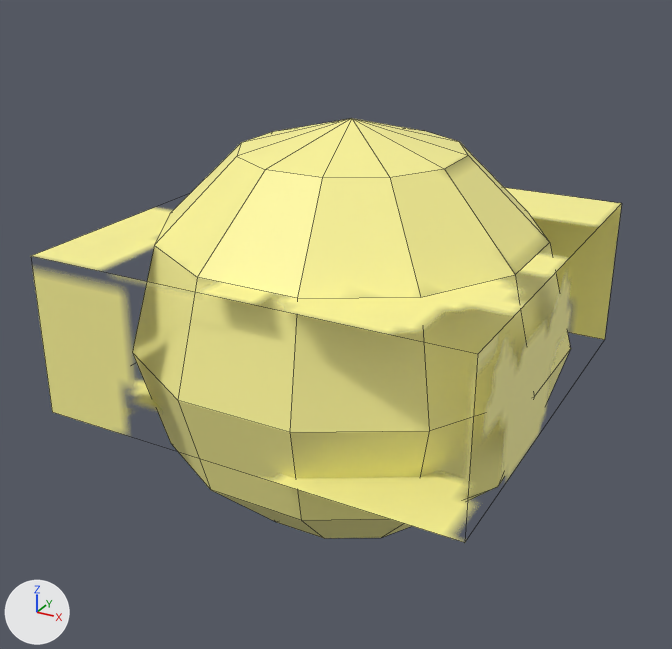
Before and after pictures for a commit that changed the FBX model Assets/Art/Player/SunPlayer.fbx.
One viewpoint serves both versions: a 50 mm camera at (0.962, -1.82, 1.408) aimed at (-0.009, -0.055, 0.525). The axes (+X, +Y, +Z) are drawn at lower left. The lights are the same throughout. Mesh edges are drawn as thin lines. Where no turn or scale is listed for an object, it has been applied to the vertices.
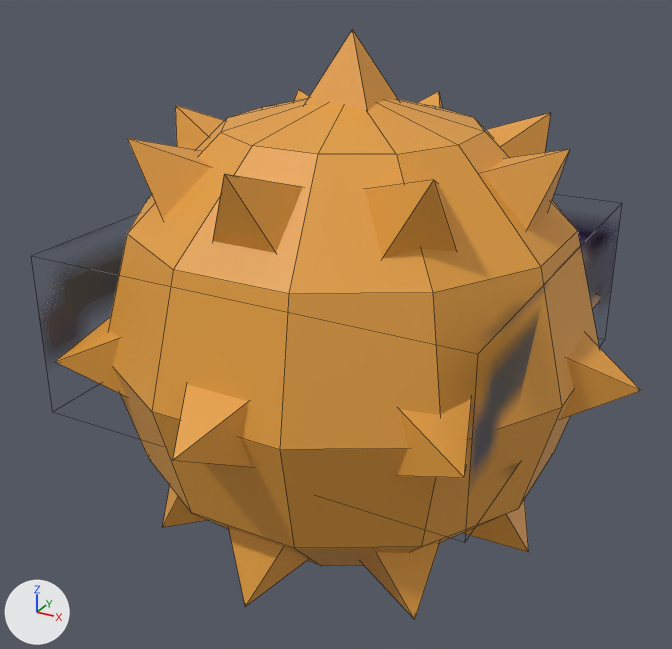
Boxes (x1, y1, x2, y2) around the edits, measured in the pictures (672 x 649 px):
'sphere1', added (orange): after (108, 98, 599, 566)
'sphere', recoloured, surface changed: (132, 118, 571, 538) in both
'cube', recoloured: (32, 187, 622, 540) in both
'pyramid_15', added (orange): after (365, 180, 456, 258)
'pyramid_9', added (brown): after (212, 174, 303, 253)
'pyramid_7', added (orange): after (173, 384, 251, 467)
'pyramid_13', added (orange): after (397, 399, 471, 478)
'pyramid_4', added (orange): after (482, 149, 569, 229)
'pyramid_24', added (orange): after (304, 29, 398, 111)
'pyramid_22', added (orange): after (127, 138, 211, 218)
'pyramid_2', added (brown): after (560, 333, 641, 420)
'pyramid_11', added (orange): after (229, 528, 308, 607)
'pyramid_17', added (brown): after (360, 540, 441, 619)
'pyramid_18', added (brown): after (55, 316, 126, 396)
'pyramid_21', added (orange): after (487, 113, 551, 157)
'pyramid_6', added (brown): after (463, 499, 529, 552)
'pyramid_5', added (orange): after (175, 105, 224, 150)
'pyramid_20', added (brown): after (162, 486, 207, 528)
'pyramid_10', added: after (418, 91, 443, 109)
'pyramid_16', added: after (293, 89, 309, 101)
'pyramid_19', added: after (591, 294, 599, 309)
part 1 of me_sphere, surface changed (yellow): before (132, 118, 571, 538)

Diff of the bpy script that builds the scene:
```diff
--- a/Assets/Art/Player/SunPlayer.fbx.py
+++ b/Assets/Art/Player/SunPlayer.fbx.py
@@ me_sphere @@
 me_sphere.from_pydata(...)  # 62 vertices, 72 faces; spans x -0.5..0.5, y -0.5..0.5, z -0.5..0.5
-me_sphere.materials.append(mat_sun_texture)  # picture img_image
+# me_sphere part 1: texture (UV) coordinates of 72 of 72 faces, centred in x -0.467..0.467, y -0.467..0.467, z -0.455..0.455, changed; they spanned u 0.0..0.79, v 0.34..1.0 and now span u 0.0..0.69, v 0.3..1.0
+me_sphere.materials.append(mat_sun_texture_png)  # picture img_sun_texture_png
@@ me_cube @@
 me_cube.from_pydata(...)  # 8 vertices, 6 faces; spans x -0.062..0.938, y -0.937..0.063, z 0.312..0.688
-me_cube.materials.append(mat_glasses)  # picture img_image
+me_cube.materials.append(mat_glasses_png)  # picture img_glasses_png
@@ ob_pyramid_24 @@
+ob_pyramid_24 = bpy.data.objects.new('pyramid_24', me_pyramid_24)  # 5 vertices, 5 faces; spans x -0.125..0.125, y -0.125..0.125, z 0.125..0.375; in mat_orange_png (picture img_orange_png)
+ob_pyramid_24.location = (0.0, 0.0, 0.812)
@@ ob_pyramid_19 @@
+ob_pyramid_19 = bpy.data.objects.new('pyramid_19', me_pyramid_19)  # 5 vertices, 5 faces; spans x 0.221..0.486, y 0.221..0.486, z -0.125..0.125; in mat_orange_png (picture img_orange_png)
+ob_pyramid_19.location = (0.0, 0.0, 0.5)
@@ ob_pyramid_7 @@
+ob_pyramid_7 = bpy.data.objects.new('pyramid_7', me_pyramid_7)  # 5 vertices, 5 faces; spans x -0.125..0.125, y -0.688..-0.437, z -0.125..0.125; in mat_orange_png (picture img_orange_png)
+ob_pyramid_7.location = (0.0, 0.0, 0.5)
@@ ob_sphere1 @@
+ob_sphere1 = bpy.data.objects.new('sphere1', me_sphere1)  # a UV sphere (12 segments, 6 rings, poles along z) spanning x -0.562..0.562, y -0.562..0.563, z 4.438..5.562; in mat_orange_png (picture img_orange_png)
+ob_sphere1.location = (0.0, 0.0, -4.5)
@@ ob_pyramid_13 @@
+ob_pyramid_13 = bpy.data.objects.new('pyramid_13', me_pyramid_13)  # 5 vertices, 5 faces; spans x 0.221..0.486, y -0.486..-0.221, z -0.125..0.125; in mat_orange_png (picture img_orange_png)
+ob_pyramid_13.location = (0.0, 0.0, 0.5)
@@ ob_pyramid_11 @@
+ob_pyramid_11 = bpy.data.objects.new('pyramid_11', me_pyramid_11)  # 5 vertices, 5 faces; spans x -0.125..0.125, y -0.486..-0.221, z -0.486..-0.221; in mat_orange_png (picture img_orange_png)
+ob_pyramid_11.location = (0.0, 0.0, 0.5)
@@ ob_pyramid_9 @@
+ob_pyramid_9 = bpy.data.objects.new('pyramid_9', me_pyramid_9)  # 5 vertices, 5 faces; spans x -0.125..0.125, y -0.486..-0.221, z 0.221..0.486; in mat_orange_png (picture img_orange_png)
+ob_pyramid_9.location = (0.0, 0.0, 0.5)
@@ ob_pyramid_20 @@
+ob_pyramid_20 = bpy.data.objects.new('pyramid_20', me_pyramid_20)  # 5 vertices, 5 faces; spans x -0.37..-0.068, y -0.37..-0.068, z -0.486..-0.221; in mat_orange_png (picture img_orange_png)
+ob_pyramid_20.location = (0.0, 0.0, 0.5)
@@ ob_pyramid_18 @@
+ob_pyramid_18 = bpy.data.objects.new('pyramid_18', me_pyramid_18)  # 5 vertices, 5 faces; spans x -0.486..-0.221, y -0.486..-0.221, z -0.125..0.125; in mat_orange_png (picture img_orange_png)
+ob_pyramid_18.location = (0.0, 0.0, 0.5)
@@ ob_pyramid_4 @@
+ob_pyramid_4 = bpy.data.objects.new('pyramid_4', me_pyramid_4)  # 5 vertices, 5 faces; spans x 0.221..0.486, y -0.125..0.125, z 0.221..0.486; in mat_orange_png (picture img_orange_png)
+ob_pyramid_4.location = (0.0, 0.0, 0.5)
@@ ob_pyramid_22 @@
+ob_pyramid_22 = bpy.data.objects.new('pyramid_22', me_pyramid_22)  # 5 vertices, 5 faces; spans x -0.37..-0.068, y -0.37..-0.068, z 0.221..0.486; in mat_orange_png (picture img_orange_png)
+ob_pyramid_22.location = (0.0, 0.0, 0.5)
@@ ob_pyramid_15 @@
+ob_pyramid_15 = bpy.data.objects.new('pyramid_15', me_pyramid_15)  # 5 vertices, 5 faces; spans x 0.068..0.37, y -0.37..-0.068, z 0.221..0.486; in mat_orange_png (picture img_orange_png)
+ob_pyramid_15.location = (0.0, 0.0, 0.5)
@@ ob_pyramid_17 @@
+ob_pyramid_17 = bpy.data.objects.new('pyramid_17', me_pyramid_17)  # 5 vertices, 5 faces; spans x 0.068..0.37, y -0.37..-0.068, z -0.486..-0.221; in mat_orange_png (picture img_orange_png)
+ob_pyramid_17.location = (0.0, 0.0, 0.5)
@@ ob_pyramid_6 @@
+ob_pyramid_6 = bpy.data.objects.new('pyramid_6', me_pyramid_6)  # 5 vertices, 5 faces; spans x 0.221..0.486, y -0.125..0.125, z -0.486..-0.221; in mat_orange_png (picture img_orange_png)
+ob_pyramid_6.location = (0.0, 0.0, 0.5)
@@ ob_pyramid_10 @@
+ob_pyramid_10 = bpy.data.objects.new('pyramid_10', me_pyramid_10)  # 5 vertices, 5 faces; spans x -0.125..0.125, y 0.221..0.486, z 0.221..0.486; in mat_orange_png (picture img_orange_png)
+ob_pyramid_10.location = (0.0, 0.0, 0.5)
@@ ob_pyramid_2 @@
+ob_pyramid_2 = bpy.data.objects.new('pyramid_2', me_pyramid_2)  # 5 vertices, 5 faces; spans x 0.437..0.688, y -0.125..0.125, z -0.125..0.125; in mat_orange_png (picture img_orange_png)
+ob_pyramid_2.location = (0.0, 0.0, 0.5)
@@ ob_pyramid_5 @@
+ob_pyramid_5 = bpy.data.objects.new('pyramid_5', me_pyramid_5)  # 5 vertices, 5 faces; spans x -0.486..-0.221, y -0.125..0.125, z 0.221..0.486; in mat_orange_png (picture img_orange_png)
+ob_pyramid_5.location = (0.0, 0.0, 0.5)
@@ ob_pyramid_16 @@
+ob_pyramid_16 = bpy.data.objects.new('pyramid_16', me_pyramid_16)  # 5 vertices, 5 faces; spans x -0.37..-0.068, y 0.068..0.37, z 0.221..0.486; in mat_orange_png (picture img_orange_png)
+ob_pyramid_16.location = (0.0, 0.0, 0.5)
@@ ob_pyramid_21 @@
+ob_pyramid_21 = bpy.data.objects.new('pyramid_21', me_pyramid_21)  # 5 vertices, 5 faces; spans x 0.068..0.37, y 0.068..0.37, z 0.221..0.486; in mat_orange_png (picture img_orange_png)
+ob_pyramid_21.location = (0.0, 0.0, 0.5)
```
